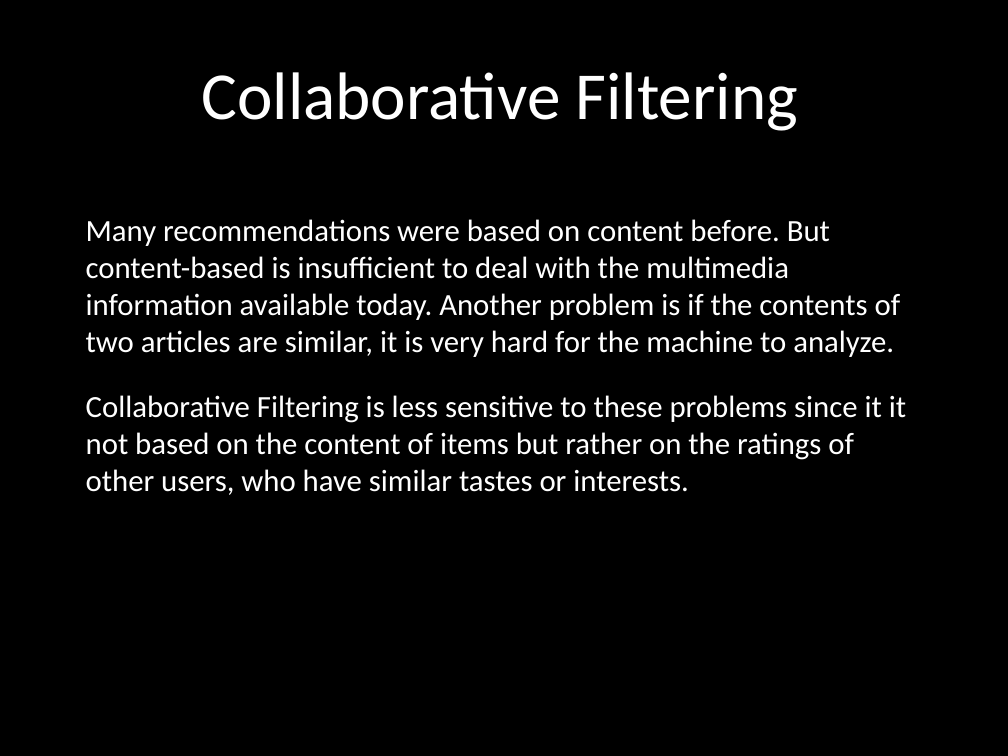
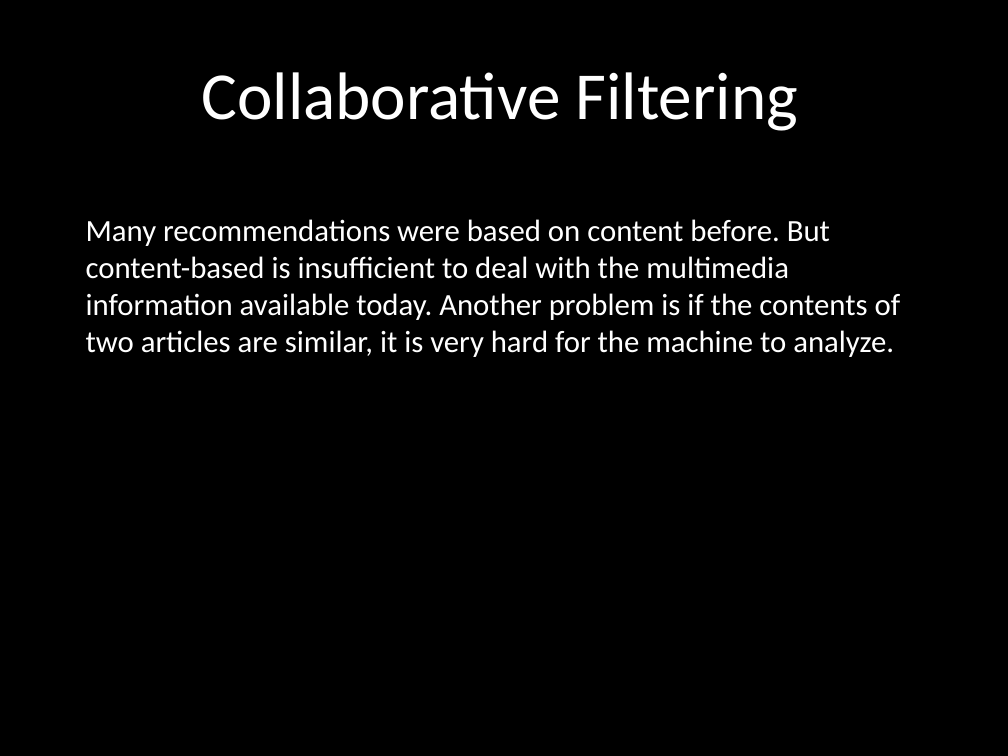
Before and after one commit to UCSBGauchos/MAE-data, a slide deck: slide 7 of Final Presentation.pptx. Drawn at 1008x756 pixels with LibreOffice and Linux fonts; fonts in the diff are those of the drawing; background and template pictures are left out. Boxes give left, top, right and bottom in pixels: in the first picture for what was removed or moved away, otherwise in the second. Text is boxed around its words. In the diff, an @@ line names an element or a change of style, - is before the commit and + after.

Commit message:
Final version

```diff
--- a/Final Presentation.pptx
+++ b/Final Presentation.pptx
@@ text at box(86, 395, 906, 495): paragraph removed @@
-Collaborative Filtering is less sensitive to these problems since it it not based on the content of items but rather on the ratings of other users, who have similar tastes or interests.
```
Also in this commit, not shown: 1 slide added.
